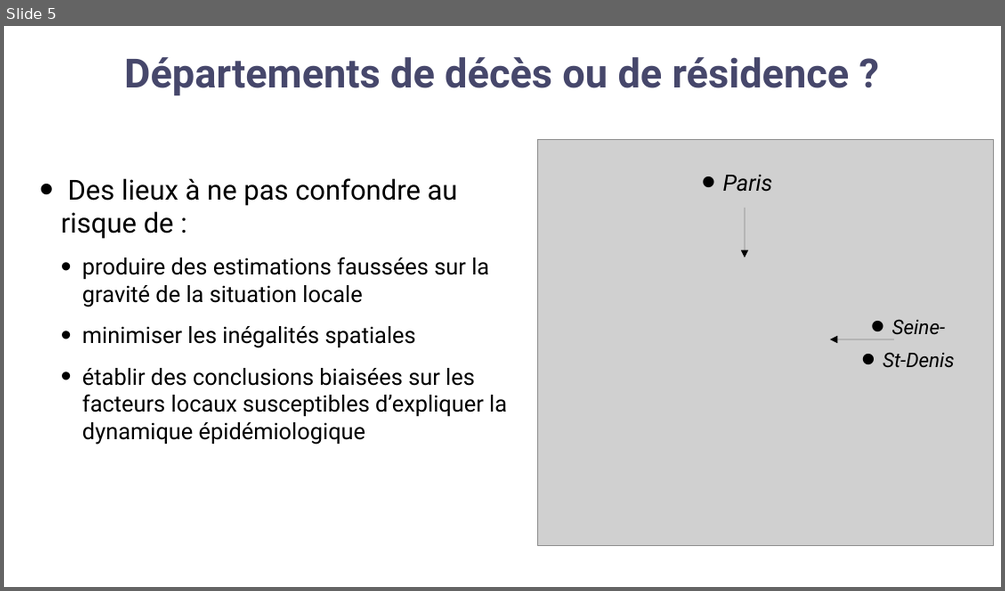
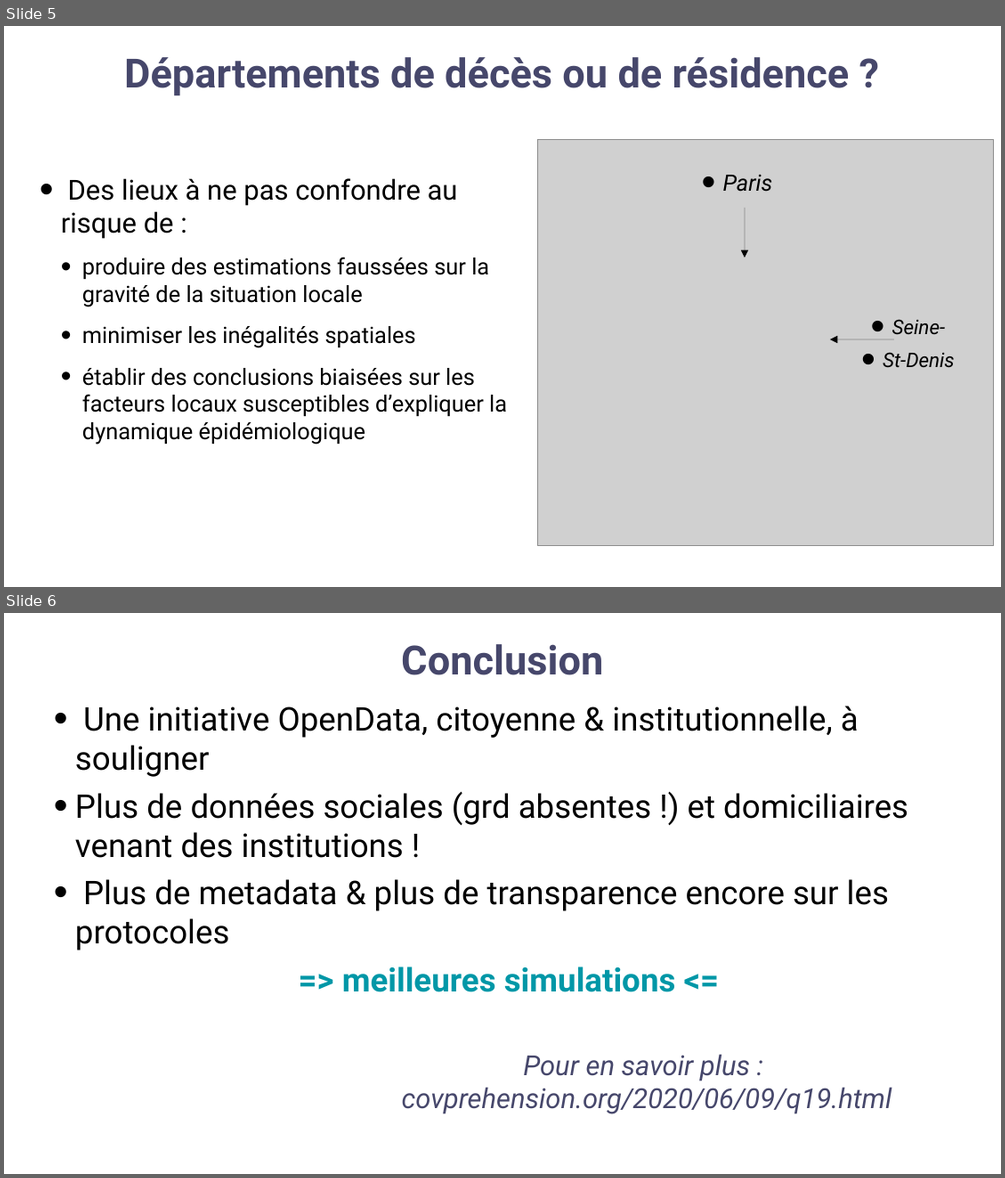
Before and after one commit to covprehension/communications, a slide deck: jdev2020/chapitre4_données.odp. Shown one above the other, each under a label of ours: slide 5 before the commit, slides 5 and 6 after it. The pictures are 1005x591 and 1005x1178 pixels, drawn with LibreOffice and Linux fonts; fonts in the diff are those of the drawing; grey boxes stand for pictures; background and template pictures are left out. Boxes give left, top, right and bottom in pixels: in the first picture for what was removed or moved away, otherwise in the second. Text is boxed around its words. In the diff, an @@ line names an element or a change of style, - is before the commit and + after.

Commit message:
ajout conclu

```diff
--- a/jdev2020/chapitre4_données.odp
+++ b/jdev2020/chapitre4_données.odp
@@ slide 6 added at (4, 613, 1001, 1174), background #FFFFFF @@
@@ title added at (401, 644, 603, 675), 32 pt, text #46476B, bold @@
+Conclusion
@@ text added at (75, 706, 908, 992), 26 pt, text #000000 @@
+• Une initiative OpenData, citoyenne & institutionnelle, à souligner
+• Plus de données sociales (grd absentes !) et domiciliaires venant des institutions !
+• Plus de metadata & plus de transparence encore sur les protocoles
+=> meilleures simulations <=
@@ text added at (402, 1054, 892, 1114), 22 pt, text #46476B, italic @@
+Pour en savoir plus :
+covprehension.org/2020/06/09/q19.html
```
